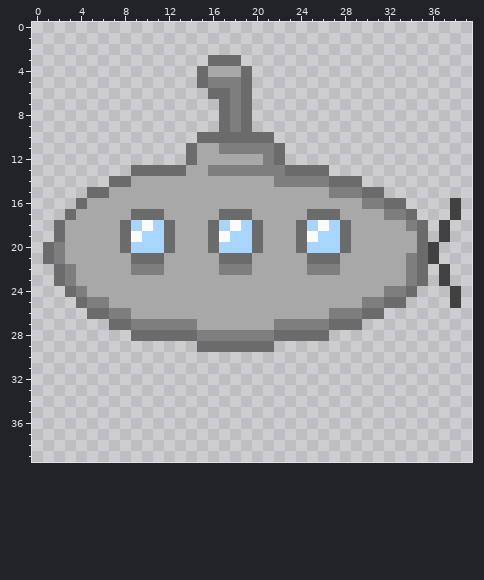
File history of a pixel-art sprite, Advance Wars/src/variable/images/unites/sousMarin.png. The first picture shows the starting point.
The file is 40x40 pixels. Colours within 5 levels of each other are drawn and written as one.
And afterwards:
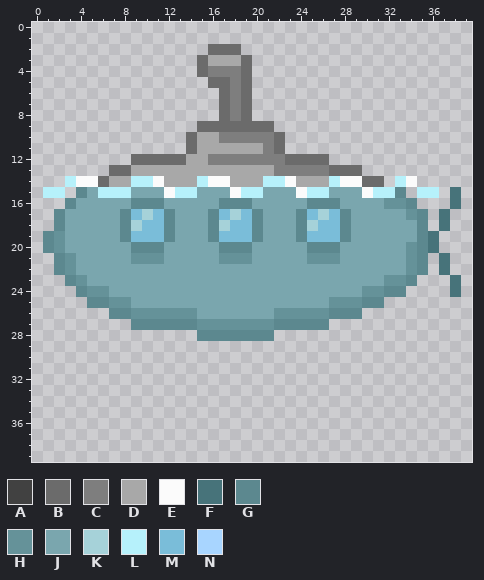
Palette (. is transparent): A #414141  B #6b6b6b  C #7e7e7e  D #a8a8a8  E #fbfbfb  F #47737a  G #5c888f  H #659299  J #7aa6ae  K #a6d2d9  L #b6f1fb  M #7abdd9  N #a8d5ff
The edit:
Changed rows in their new state; - is an unchanged pixel.
first column x 1:
 2 ---------------BBB--------------------
 3 --------------BDDDB-------------------
 4 ---------------CCC--------------------
 5 --------------.BB---------------------
 6 ---------------.----------------------
 9 --------------BB-B-BB-----------------
10 -------------BDDCCCCCB----------------
11 ----------------DDDD------------------
12 --------BBBBBD-CCCCC-CBBBB------------
13 ------BBDDDDD--DDDDDD-CCCCBBB---------
14 --LEEBDDLLE---LEE---LLEDDDLEEBB-LE----
15 LL-GJLLLJJJELLJJJELLJJJELLJJJELLG-LL-F
16 --GJJJJJGGGJJJJJGGGJJJJJGGGJJJJHHG---F
17 -GJJJJJGMKMGJJJGMKMGJJJGMKMGJJJJJHG-F.
18 -GJJJJJGKMMGJJJGKMMGJJJGKMMGJJJJJJG-F-
19 GHJJJJJGMMMGJJJGMMMGJJJGMMMGJJJJJJGF.-
20 GHJJJJJJGGGJJJJJGGGJJJJJGGGJJJJJJHGF--
21 .GHJJJJJHHHJJJJJHHHJJJJJHHHJJJJJJHG.F-
22 -GHJJJJJJJJJJJJJJJJJJJJJJJJJJJJJJHG-F-
23 -.GHJJJJJJJJJJJJJJJJJJJJJJJJJJJHHG.-.F
24 --.GHHJJJJJJJJJJJJJJJJJJJJJJJHHGG.---F
25 ---.GGHHJJJJJJJJJJJJJJJJJJHHHGG..----.
26 ----..GGHHHHHHJJJJJJJHHHHHGGG..-------
27 ------..GGGGGGHHHHHHHGGGGG...---------
28 --------......GGGGGGG.....------------
29 --------------.......-----------------
Boxes around the changes in both pictures, in picture pixels (x1, y1, x2, y2):
changed: (43, 44, 461, 352)
